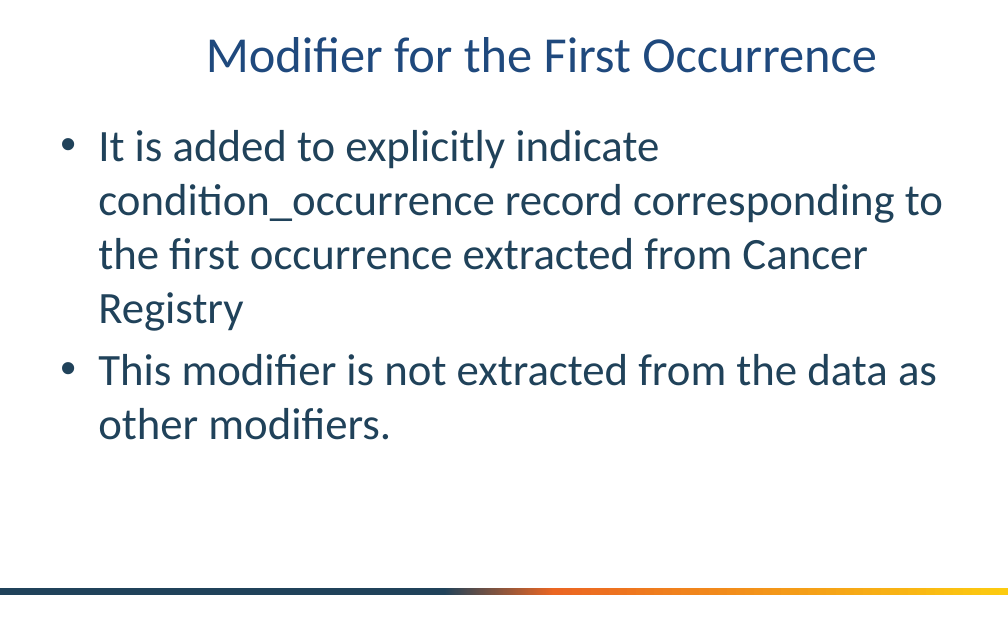
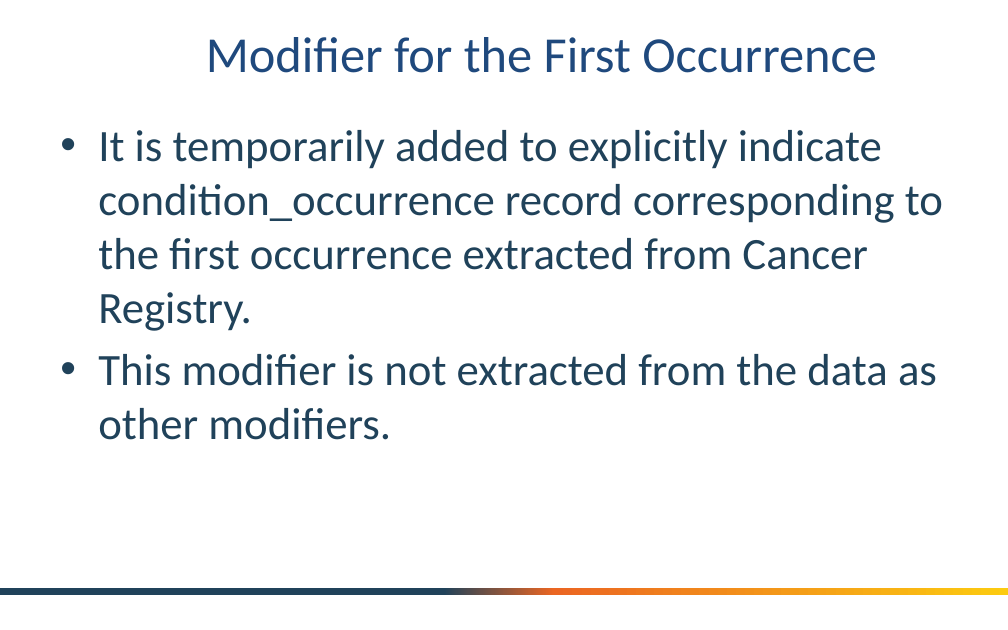
Before and after one commit to OHDSI/OncologyWG, a slide deck: slide 9 of documentation/OHDSI Oncology Module - Crosswal from Cancer Registry.pptx. Drawn at 1008x630 pixels with LibreOffice and Linux fonts; fonts in the diff are those of the drawing; background and template pictures are left out. Boxes give left, top, right and bottom in pixels: in the first picture for what was removed or moved away, otherwise in the second. Text is boxed around its words. In the diff, an @@ line names an element or a change of style, - is before the commit and + after.

```diff
--- a/documentation/OHDSI Oncology Module - Crosswal from Cancer Registry.pptx
+++ b/documentation/OHDSI Oncology Module - Crosswal from Cancer Registry.pptx
@@ text at bbox=[98, 130, 943, 331]: text changed @@
-• It is added to explicitly indicate condition_occurrence record corresponding to the first occurrence extracted from Cancer Registry
+• It is temporarily added to explicitly indicate condition_occurrence record corresponding to the first occurrence extracted from Cancer Registry.
```
Also in this commit, not shown: 9 other slides changed, 8 slides added.
